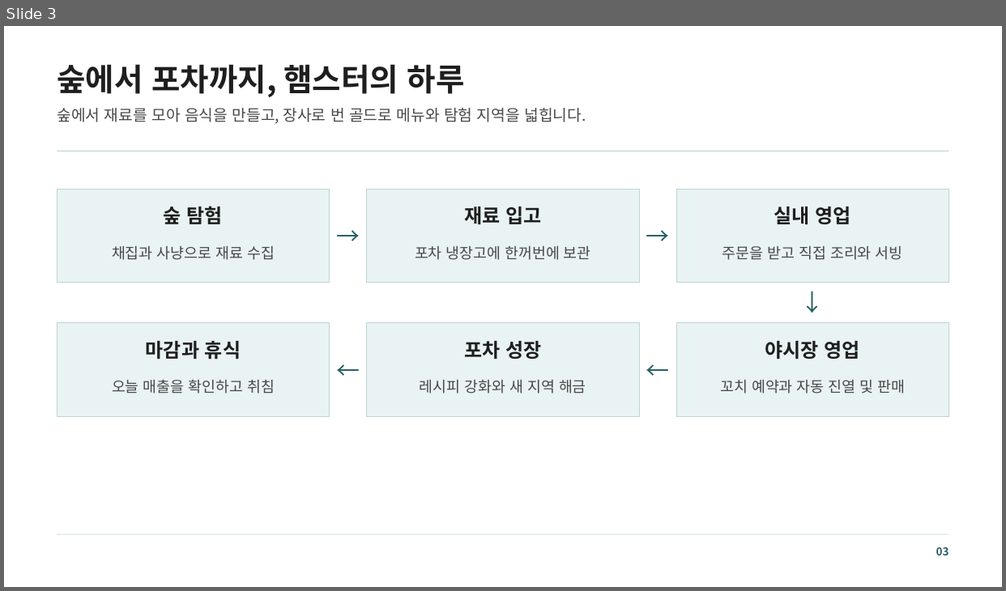
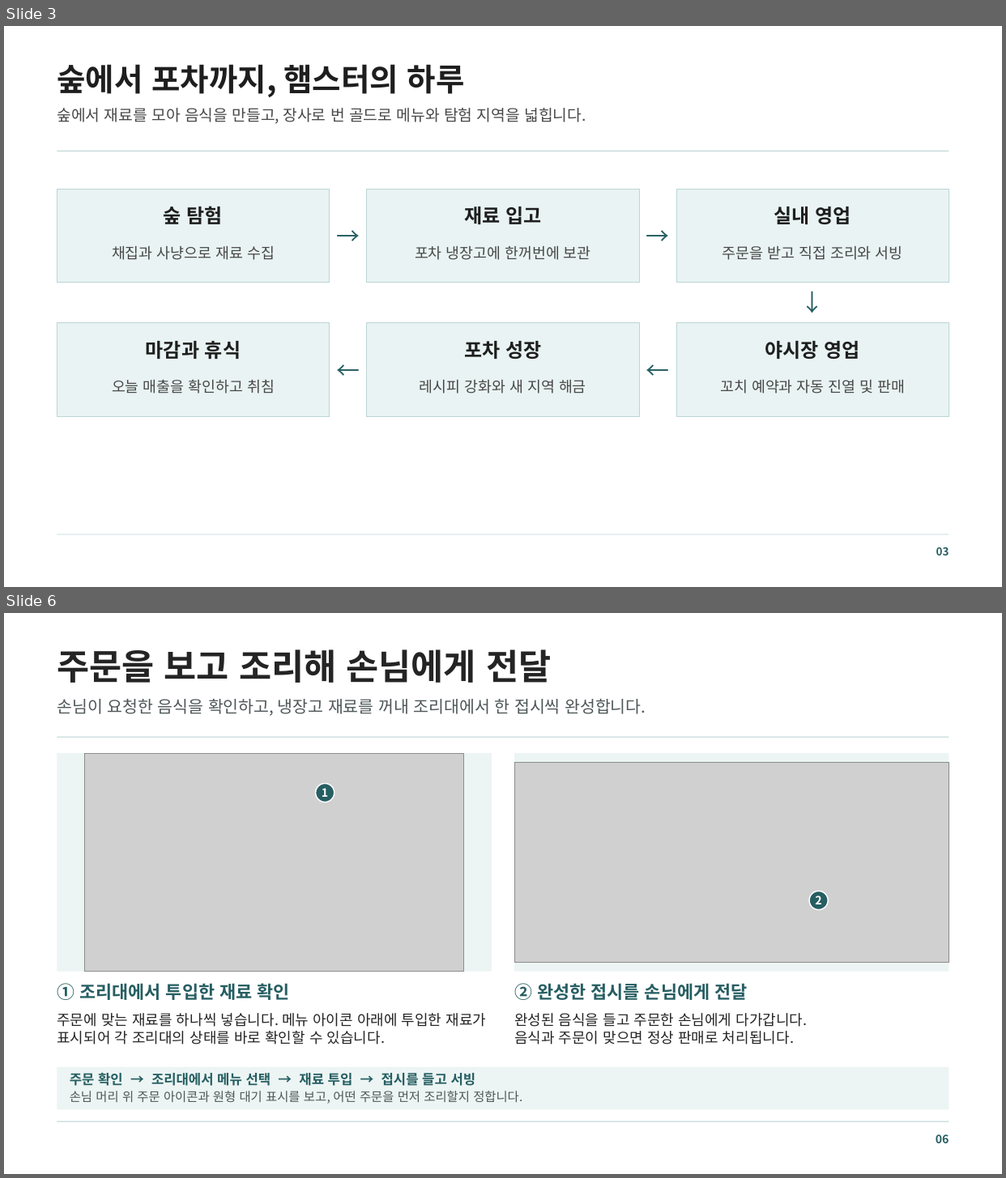
Before and after one commit to mjoon31/mjoon31, a slide deck: docs/assets/resources/ham-pocha/introduction.pptx. Shown one above the other, each under a label of ours: slide 3 before the commit, slides 3 and 6 after it; the slides between them are not shown. The pictures are 1006x591 and 1006x1178 pixels, drawn with LibreOffice and Linux fonts; fonts in the diff are those of the drawing; grey boxes stand for pictures. Boxes give left, top, right and bottom in pixels: in the first picture for what was removed or moved away, otherwise in the second. Text is boxed around its words. In the diff, an @@ line names an element or a change of style, - is before the commit and + after.

```diff
--- a/docs/assets/resources/ham-pocha/introduction.pptx
+++ b/docs/assets/resources/ham-pocha/introduction.pptx
@@ slide 6 added at (x1=4, y1=613, x2=1002, y2=1174), background #FFFFFF @@
@@ text added at (x1=57, y1=649, x2=551, y2=683), 34 pt, text #242424, bold @@
+주문을 보고 조리해 손님에게 전달
@@ text added at (x1=57, y1=699, x2=646, y2=716), 16 pt, text #4E5758 @@
+손님이 요청한 음식을 확인하고, 냉장고 재료를 꺼내 조리대에서 한 접시씩 완성합니다.
@@ rectangle added at (x1=57, y1=736, x2=949, y2=737), fill #B6D0D1 @@
@@ rectangle added at (x1=57, y1=754, x2=492, y2=973), fill #ECF5F4 @@
@@ picture added at (x1=85, y1=754, x2=464, y2=973) @@
@@ rectangle added at (x1=514, y1=754, x2=949, y2=973), fill #ECF5F4 @@
@@ picture added at (x1=514, y1=762, x2=949, y2=963) @@
@@ ellipse added at (x1=315, y1=784, x2=334, y2=803), fill #265E62, outline #FFFFFF 1.1 pt, 11 pt, text #FFFFFF, bold @@
+1
@@ ellipse added at (x1=809, y1=892, x2=829, y2=910), fill #265E62, outline #FFFFFF 1.1 pt, 11 pt, text #FFFFFF, bold @@
+2
@@ text added at (x1=57, y1=983, x2=290, y2=1000), 17 pt, text #265E62, bold @@
+① 조리대에서 투입한 재료 확인
@@ text added at (x1=514, y1=983, x2=747, y2=1000), 17 pt, text #265E62, bold @@
+② 완성한 접시를 손님에게 전달
@@ text added at (x1=57, y1=1013, x2=487, y2=1045), 14 pt, text #242424 @@
+주문에 맞는 재료를 하나씩 넣습니다. 메뉴 아이콘 아래에 투입한 재료가 표시되어 각 조리대의 상태를 바로 확인할 수 있습니다.
@@ text added at (x1=514, y1=1013, x2=808, y2=1045), 14 pt, text #242424 @@
+완성된 음식을 들고 주문한 손님에게 다가갑니다.
+음식과 주문이 맞으면 정상 판매로 처리됩니다.
@@ rectangle added at (x1=57, y1=1067, x2=949, y2=1110), fill #ECF5F4 @@
@@ text added at (x1=70, y1=1073, x2=476, y2=1086), 13 pt, text #265E62, bold @@
+주문 확인 → 조리대에서 메뉴 선택 → 재료 투입 → 접시를 들고 서빙
@@ text added at (x1=70, y1=1091, x2=522, y2=1104), 12 pt, text #4E5758 @@
+손님 머리 위 주문 아이콘과 원형 대기 표시를 보고, 어떤 주문을 먼저 조리할지 정합니다.
@@ rectangle added at (x1=57, y1=1122, x2=949, y2=1122), fill #B6D0D1 @@
@@ text added at (x1=936, y1=1135, x2=949, y2=1144), 11 pt, text #265E62, bold @@
+06
```
Also in this commit, not shown: 4 slides changed, 5 other slides added, 4 slides removed, 6 other files.
